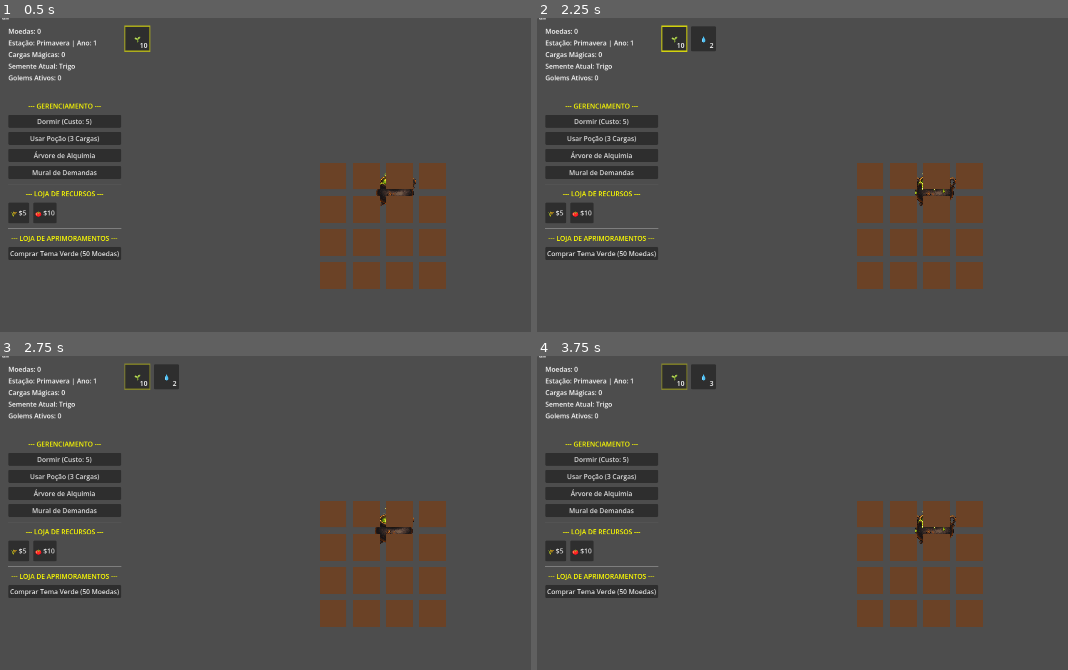
Above: before the commit, frames 1-4 (two rows, left to right).
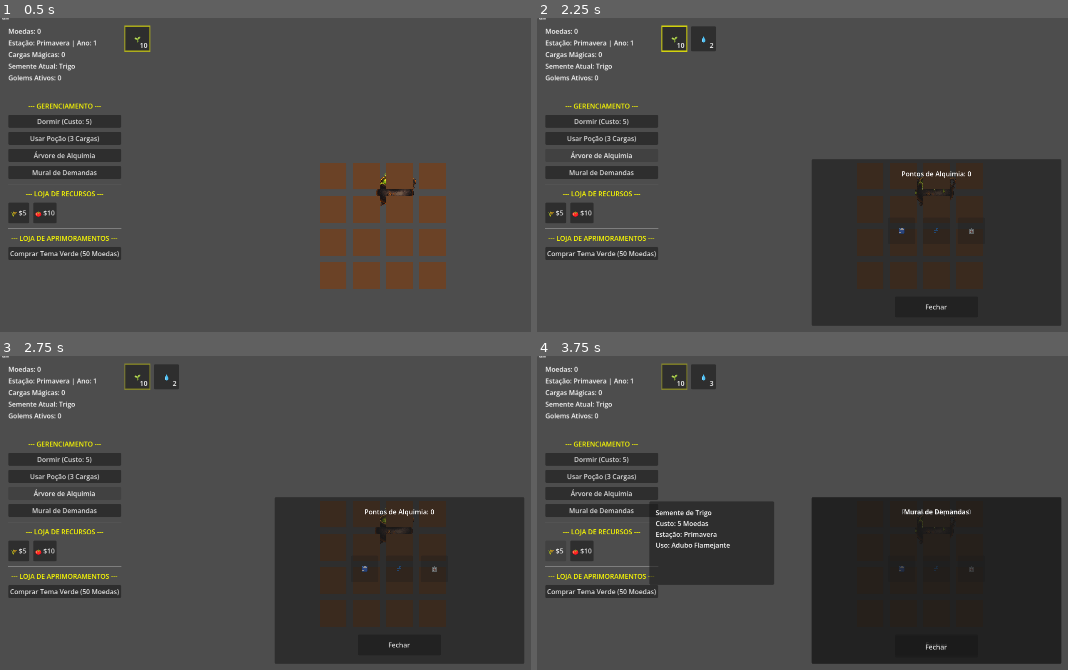
Above: after the commit, the same moments.

Repository: LeandroSatsuki/Cauldron-Crops
Game: Godot game, scene res://Scenes/Main.tscn
The game is run twice, just before and just after one commit, with the same random seed, the same clock (stepped at 60 frames per second) and the same inputs.
Inputs:
- Up to frame 1 (0.5 s): no input
- Up to frame 2 (2.25 s): click "Dormir (Custo: 5)" at 0.5 s; click "Usar Poção (3 Cargas)" at 1.25 s; click "Árvore de Alquimia" at 2 s
- Up to frame 3 (2.75 s): no input
- Up to frame 4 (3.75 s): click "Mural de Demandas" at 2.75 s; click "🌾 $5" at 3.5 s

Frame 1 is identical in both runs. In frame 2, 25% of the frame differs, in the area x 51-99%, y 44-99%; in frame 3, 25%; in frame 4, 31%, in the area x 21-99%, y 44-99%.

Commit message:
correcao de foco de inventario via mouse_filter PASS

Diff:
--- a/Scenes/Cauldron.tscn
+++ b/Scenes/Cauldron.tscn
@@ -127,7 +127,7 @@
 one_shot = true
 
 [node name="PopupLayer" type="CanvasLayer" parent="."]
-layer = 10
+layer = 0
 
 [node name="CenterContainer" type="CenterContainer" parent="PopupLayer"]
 anchors_preset = 15
--- a/Scenes/QuestBoard.tscn
+++ b/Scenes/QuestBoard.tscn
@@ -4,7 +4,7 @@
 
 [node name="QuestBoard" type="Panel"]
 visible = false
-mouse_filter = 2
+mouse_filter = 1
 anchors_preset = 8
 anchor_left = 0.5
 anchor_top = 0.5
--- a/Scenes/SellMenu.tscn
+++ b/Scenes/SellMenu.tscn
@@ -4,7 +4,7 @@
 
 [node name="SellMenu" type="PanelContainer"]
 visible = false
-mouse_filter = 2
+mouse_filter = 1
 custom_minimum_size = Vector2(120, 80)
 offset_right = 120.0
 offset_bottom = 80.0
--- a/Scenes/SkillTree.tscn
+++ b/Scenes/SkillTree.tscn
@@ -4,7 +4,7 @@
 
 [node name="SkillTree" type="Panel"]
 visible = false
-mouse_filter = 2
+mouse_filter = 1
 anchors_preset = 8
 anchor_left = 0.5
 anchor_top = 0.5
--- a/Scripts/UI.gd
+++ b/Scripts/UI.gd
@@ -53,29 +53,29 @@
 
 	skill_tree = skill_tree_scene.instantiate()
 	add_child(skill_tree)
-	skill_tree.mouse_filter = Control.MOUSE_FILTER_IGNORE
+	skill_tree.mouse_filter = Control.MOUSE_FILTER_PASS
 	skill_tree.visibility_changed.connect(func():
 		if skill_tree:
-			skill_tree.mouse_filter = Control.MOUSE_FILTER_STOP if skill_tree.visible else Control.MOUSE_FILTER_IGNORE
+			skill_tree.mouse_filter = Control.MOUSE_FILTER_STOP if skill_tree.visible else Control.MOUSE_FILTER_PASS
 	)
 	if abrir_skill_tree_button:
 		abrir_skill_tree_button.pressed.connect(func(): skill_tree.visible = true)
 
 	quest_board = quest_board_scene.instantiate()
 	add_child(quest_board)
-	quest_board.mouse_filter = Control.MOUSE_FILTER_IGNORE
+	quest_board.mouse_filter = Control.MOUSE_FILTER_PASS
 	quest_board.visibility_changed.connect(func():
 		if quest_board:
-			quest_board.mouse_filter = Control.MOUSE_FILTER_STOP if quest_board.visible else Control.MOUSE_FILTER_IGNORE
+			quest_board.mouse_filter = Control.MOUSE_FILTER_STOP if quest_board.visible else Control.MOUSE_FILTER_PASS
 	)
 	if abrir_quests_button:
 		abrir_quests_button.pressed.connect(_on_abrir_quests_pressed)
 
 	if sell_menu:
-		sell_menu.mouse_filter = Control.MOUSE_FILTER_IGNORE
+		sell_menu.mouse_filter = Control.MOUSE_FILTER_PASS
 		sell_menu.visibility_changed.connect(func():
 			if sell_menu:
-				sell_menu.mouse_filter = Control.MOUSE_FILTER_STOP if sell_menu.visible else Control.MOUSE_FILTER_IGNORE
+				sell_menu.mouse_filter = Control.MOUSE_FILTER_STOP if sell_menu.visible else Control.MOUSE_FILTER_PASS
 		)
 
 	if QuestManager:
